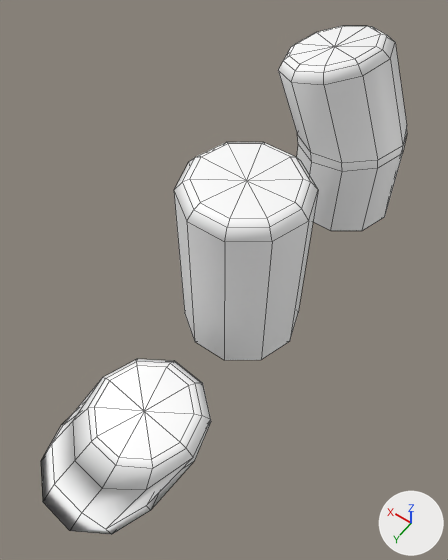
Renders of the FBX model Assets/Graphics/3D/Props/Prop_Beercans_model.fbx from each side of a commit.
Both versions are drawn from a 50 mm camera at (-0.0944, 0.1469, 0.2537) aimed at (0.003, 0.0106, 0.0395). Lighting does not change. The marker at lower right points along +X, +Y and +Z. Mesh edges are drawn as thin lines. Where no turn or scale is listed for an object, it has been applied to the vertices.

The scene before the commit, as lines of its bpy script (objects in view):
```python
me_mesh = bpy.data.meshes.new('Mesh')
me_mesh.from_pydata(...)  # 52 vertices, 60 faces; spans x -0.0277..0.0277, y -0.0264..0.0264, z -0.0462..0.0468
me_mesh.materials.append(mat_lambert1)  # its picture is missing
me_mesh_001 = bpy.data.meshes.new('Mesh.001')
me_mesh_001.from_pydata(...)  # 72 vertices, 80 faces; spans x -0.0277..0.0427, y -0.0264..0.0264, z -0.0462..0.0533
me_mesh_001.materials.append(mat_lambert1)  # its picture is missing
me_mesh_002 = bpy.data.meshes.new('Mesh.002')
me_mesh_002.from_pydata(...)  # 72 vertices, 80 faces; spans x -0.0274..0.0305, y -0.0259..0.0529, z -0.0039..0.0151
me_mesh_002.materials.append(mat_lambert1)  # its picture is missing
ob_prop_beercan1 = bpy.data.objects.new('Prop_Beercan1', me_mesh)
ob_prop_beercan1.location = (0.0, 0.0, 0.0456)
ob_prop_beercan2 = bpy.data.objects.new('Prop_Beercan2', me_mesh_001)
ob_prop_beercan2.location = (0.0, -0.0993, 0.0456)
ob_prop_beercan3 = bpy.data.objects.new('Prop_Beercan3', me_mesh_002)
ob_prop_beercan3.location = (0.0, 0.0698, 0.0035)
```
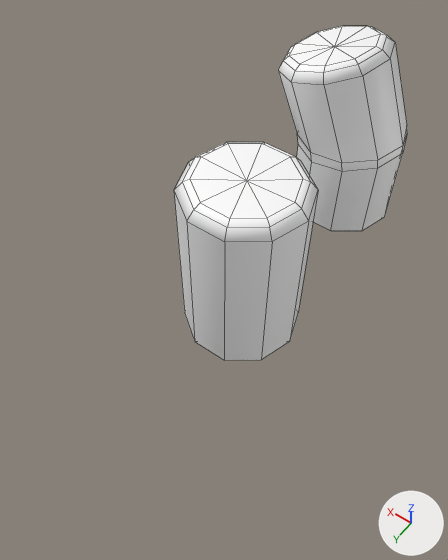
Boxes [x1, y1, x2, y2] around the edits, measured in the pictures (448 x 560 px):
'Prop_Beercan3', deleted: before [41, 359, 211, 534]

The edits, one by one:
Object 'Prop_Beercan3' (ob_prop_beercan3) is deleted.
